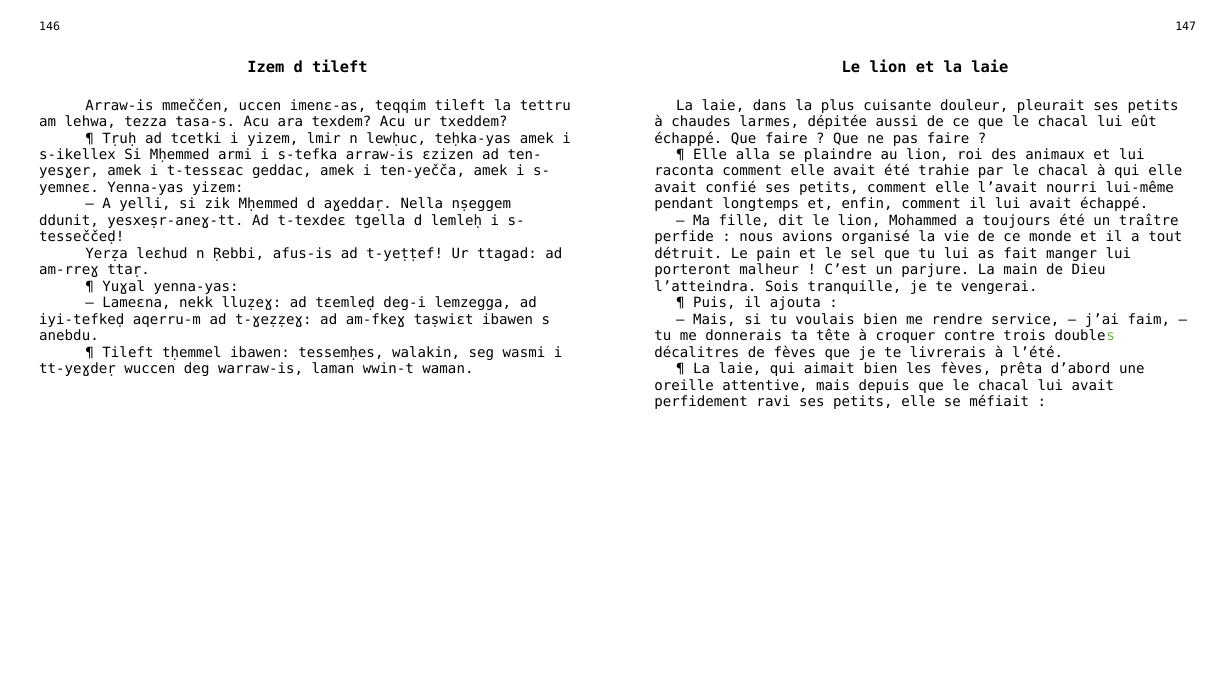
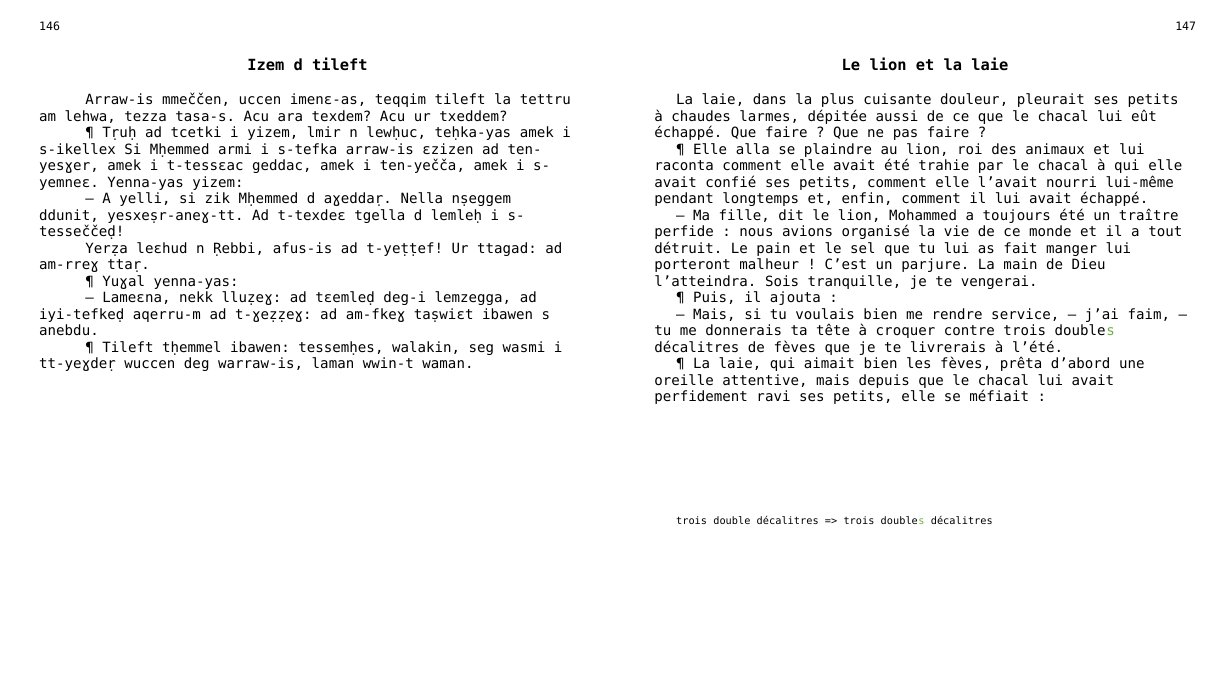
Before and after one commit to sferhah/tamacahut_n_wuccen, a slide deck: slide 71 of Uccen.ConsoleApp/Resources/pptx/uccen.pptx. Drawn at 1232x693 pixels with LibreOffice and Linux fonts; fonts in the diff are those of the drawing. Boxes give left, top, right and bottom in pixels: in the first picture for what was removed or moved away, otherwise in the second. Text is boxed around its words. In the diff, an @@ line names an element or a change of style, - is before the commit and + after.

```diff
--- a/Uccen.ConsoleApp/Resources/pptx/uccen.pptx
+++ b/Uccen.ConsoleApp/Resources/pptx/uccen.pptx
@@ table at <box>30,15,1205,677</box> @@
+row 4:  |  | trois double décalitres => trois doubles décalitres
```
Also in this commit, not shown: 9 other slides changed, 16 other files.
